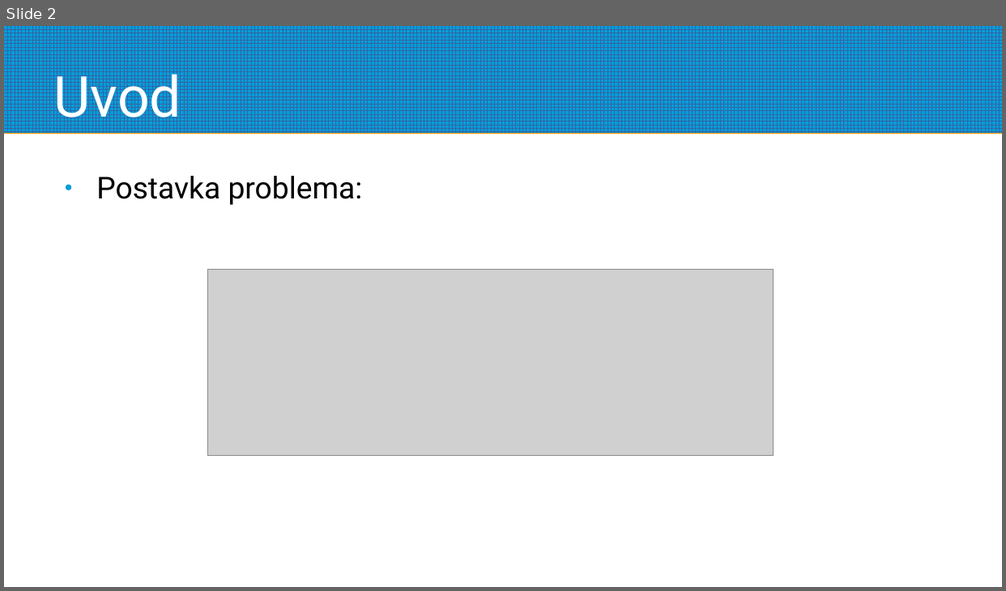
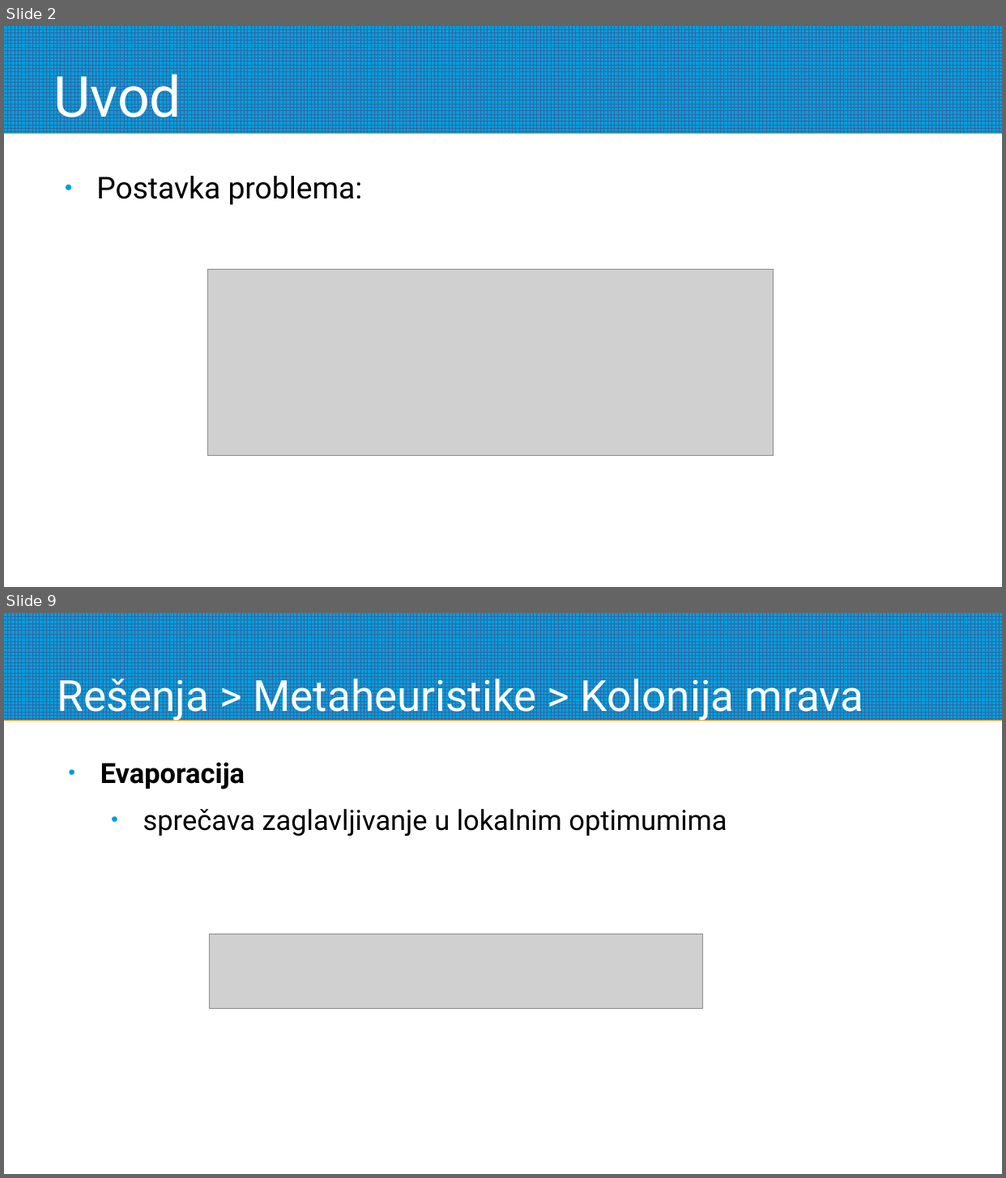
Before and after one commit to aleksakojadinovic/RI-nearest-string, a slide deck: docs/csp.odp. Shown one above the other, each under a label of ours: slide 2 before the commit, slides 2 and 9 after it; the slides between them are not shown. The pictures are 1006x591 and 1006x1178 pixels, drawn with LibreOffice and Linux fonts; fonts in the diff are those of the drawing; grey boxes stand for pictures. Boxes give left, top, right and bottom in pixels: in the first picture for what was removed or moved away, otherwise in the second. Text is boxed around its words. In the diff, an @@ line names an element or a change of style, - is before the commit and + after.

```diff
--- a/docs/csp.odp
+++ b/docs/csp.odp
@@ slide 9 added at (4, 613, 1002, 1174), background #FFFFFF; not listed: 1 template element that a slide beside it also shows @@
@@ title added at (57, 672, 863, 722), 34.2 pt, text #FFFFFF @@
+Rešenja > Metaheuristike > Kolonija mrava
@@ text added at (100, 762, 727, 837), 22.2 pt, text #000000 @@
+● Evaporacija
+  ● sprečava zaglavljivanje u lokalnim optimumima
@@ picture added at (210, 935, 703, 1009) @@
```
Also in this commit, not shown: 13 other slides added, 2 slides removed, 12 other files.
